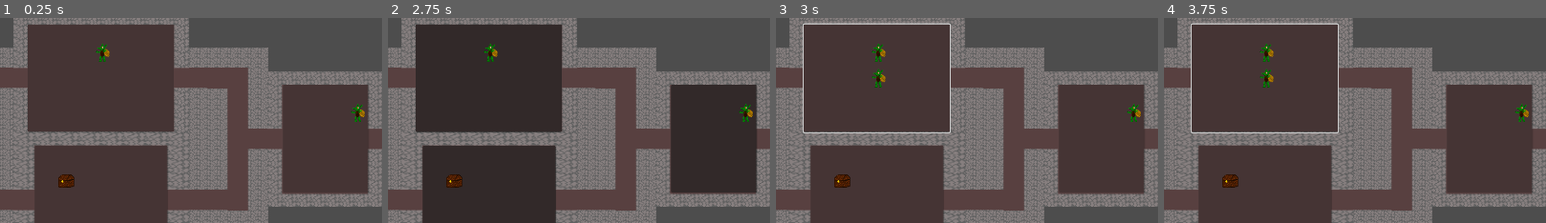
Above: before the commit, frames 1-4 (left to right).
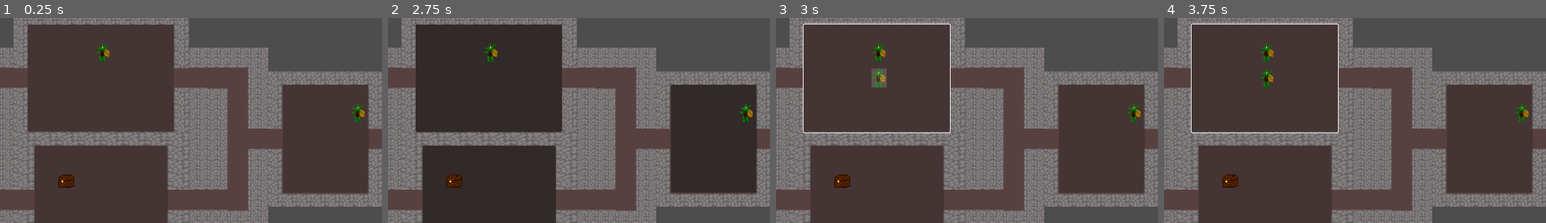
Above: after the commit, the same moments.

Repository: Gamnraa/GMTK-2023-Dungeon-Master
Game: Godot game, scene res://dungeon.tscn
Two runs of this game, one before a commit and one after it. Both use one fixed random seed, a clock stepped at 60 frames per second and the inputs below.
Inputs (mouse positions are % of the whole screen's width and height, from its top left):
- Up to frame 1 (0.25 s): no input
- Up to frame 2 (2.75 s): click (7, 80) at 0.5 s; click (97, 96) at 1.25 s; click (7, 80) at 2 s
- Up to frame 3 (3 s): click (36, 18) at 2.75 s
- Up to frame 4 (3.75 s): tap Enter (end_turn_restart) at 3.5 s; move the mouse to (6, 31) at 3.52 s; click (6, 31) at 3.67 s
The pictures show only the part of the screen within x 23-73%, y 3-53%; the shares and areas given below are measured in that part.

Frames 1-2 are identical in both runs. In frame 3, 0.4% of the frame differs, in the area x 25-29%, y 24-34%; in frame 4, nothing differs.

Commit message:
Monsters are selectable after purchase

Diff:
--- a/dungeon.gd
+++ b/dungeon.gd
@@ -195,6 +195,7 @@
 	var mob = goblin_spawner.instantiate()
 	mob.move_to_room(room)
 	mob.on_lose_focus()
+	mob.selectable = true
 	add_child(mob)
 
 	for r in get_tree().get_nodes_in_group("rooms"):
@@ -227,6 +228,7 @@
 	var mob = ogre_spawner.instantiate()
 	mob.move_to_room(room)
 	mob.on_lose_focus()
+	mob.selectable = true
 	add_child(mob)
 
 	for r in get_tree().get_nodes_in_group("rooms"):
@@ -260,6 +262,7 @@
 	var mob = slasher_spawner.instantiate()
 	mob.move_to_room(room)
 	mob.on_lose_focus()
+	mob.selectable = true
 	add_child(mob)
 
 	for r in get_tree().get_nodes_in_group("rooms"):
